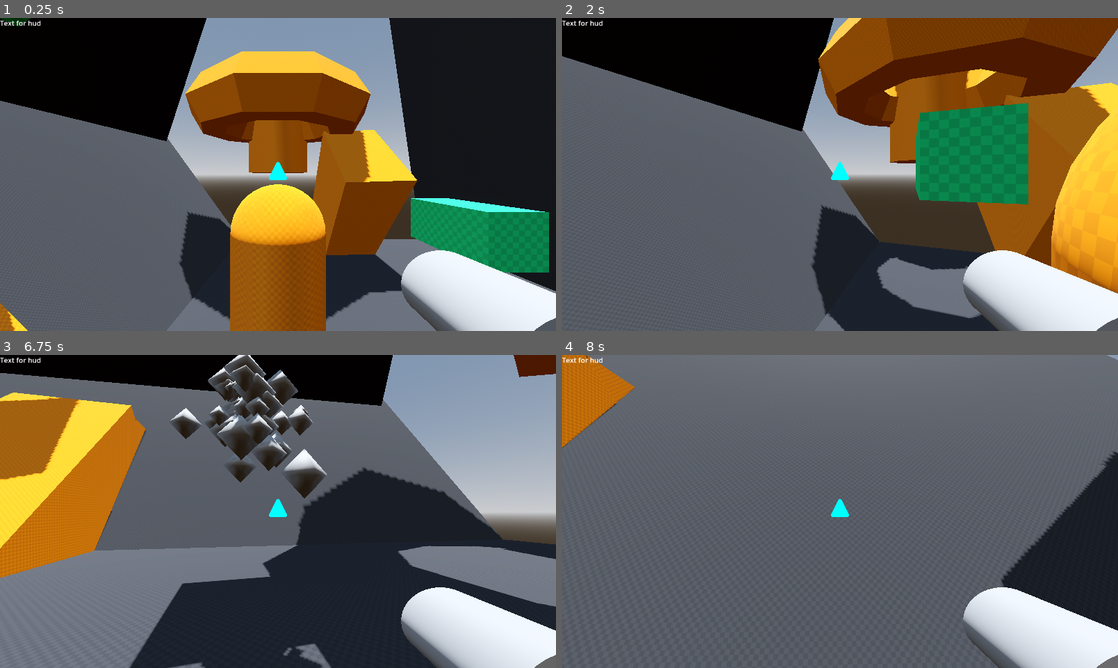
Above: before the commit, frames 1-4 (two rows, left to right).
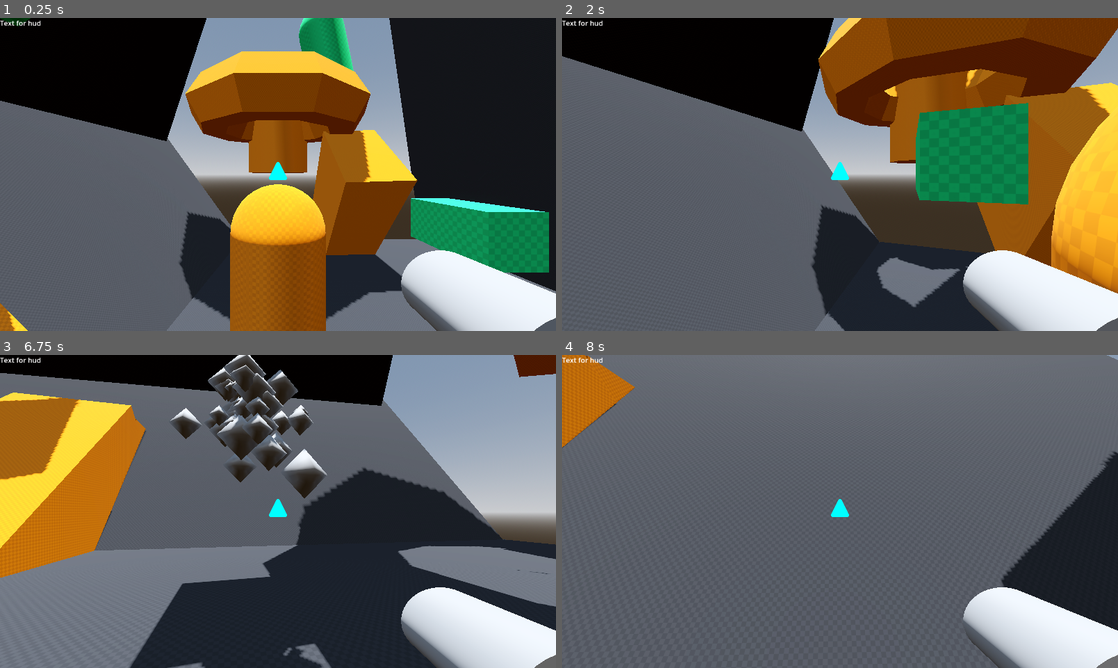
Above: after the commit, the same moments.

Repository: aimforbigfoot/spooder-godot
Game: Godot game, scene res://src/worlds/world.tscn
The game is run twice, just before and just after one commit, with the same random seed, the same clock (stepped at 60 frames per second) and the same inputs.
Inputs (mouse positions are in pixels of both pictures, inside the frame that each line leads up to):
- Up to frame 1 (0.25 s): no input
- Up to frame 2 (2 s): tap Enter (ui_accept) at 0.5, 0.77, 1.52 s; move the mouse to (867, 174) at 0.52 s; press the mouse at (867, 174) at 0.53 s; hold Up (ui_up) from 0.53 s (still down); move the mouse to (812, 174) at 1.27 s; release the mouse at (812, 174) at 1.28 s; tap E (interact) at 1.35 s
- Up to frame 3 (6.75 s): move the mouse to (289, 505) at 2.02 s; press the mouse at (289, 505) at 2.03 s; move the mouse to (272, 517) at 2.77 s; release the mouse at (272, 517) at 2.78 s; tap E (interact) at 2.85, 4.35, 5.85 s; tap Enter (ui_accept) at 3.02, 3.77, 4.52, 6.02 s; move the mouse to (316, 514) at 3.52 s; press the mouse at (316, 514) at 3.53 s; move the mouse to (233, 508) at 4.27 s; release the mouse at (233, 508) at 4.28 s; move the mouse to (283, 511) at 5.02 s; press the mouse at (283, 511) at 5.03 s; move the mouse to (255, 505) at 5.77 s; release Up (ui_up) at 5.78 s; release the mouse at (255, 505) at 5.78 s; hold Right (ui_right) 5.78-6.53 s; move the mouse to (305, 511) at 6.52 s; press the mouse at (305, 511) at 6.53 s; hold Up (ui_up) from 6.53 s (still down)
- Up to frame 4 (8 s): keep holding Up (ui_up); tap Enter (ui_accept) at 6.77, 7.52 s; move the mouse to (812, 511) at 7.27 s; release the mouse at (812, 511) at 7.28 s; tap E (interact) at 7.35 s

The runs differ from the first frame. In frame 1, 1.1% of the frame differs, in the area x 53-64%, y 0-17%; in frame 2, 1.0%; in frame 3, less than 0.1%; in frame 4, nothing differs.

Commit message:
got curious about spinning capsule shapes

Diff:
--- a/src/worlds/world.tscn
+++ b/src/worlds/world.tscn
@@ -4,6 +4,7 @@
 [ext_resource type="Material" uid="uid://c5dy73besbggw" path="res://assets/standardLight.tres" id="2_42sgc"]
 [ext_resource type="PackedScene" uid="uid://bjknx8fnw0f7o" path="res://src/worldObjs/dynamic/movingPlatform/moving_platform.tscn" id="3_42sgc"]
 [ext_resource type="PackedScene" uid="uid://dgw74vsie3qck" path="res://src/player/player.tscn" id="4_42sgc"]
+[ext_resource type="Texture2D" uid="uid://b2oasnu7wg1ku" path="res://assets/texture_10.png" id="4_ai5wj"]
 
 [sub_resource type="ProceduralSkyMaterial" id="ProceduralSkyMaterial_0qwtu"]
 sky_horizon_color = Color(0.66224277, 0.6717428, 0.6867428, 1)
@@ -82,6 +83,19 @@
 [sub_resource type="BoxShape3D" id="BoxShape3D_ai5wj"]
 size = Vector3(100, 0.001, 100)
 
+[sub_resource type="CapsuleShape3D" id="CapsuleShape3D_xuon0"]
+radius = 5.0
+height = 22.314209
+
+[sub_resource type="StandardMaterial3D" id="StandardMaterial3D_qfi0n"]
+albedo_texture = ExtResource("4_ai5wj")
+uv1_triplanar = true
+
+[sub_resource type="CapsuleMesh" id="CapsuleMesh_xmwf4"]
+material = SubResource("StandardMaterial3D_qfi0n")
+radius = 5.0
+height = 22.889
+
 [node name="world" type="Node3D" unique_id=294104220]
 
 [node name="WorldEnvironment" type="WorldEnvironment" parent="." unique_id=248404802]
@@ -303,6 +317,23 @@
 spinSpeedDeg = 10.0
 spinAxisLocal = Vector3(2.555, 1, 0)
 
+[node name="movingPlatform6" parent="blocks" unique_id=521164927 instance=ExtResource("3_42sgc")]
+transform = Transform3D(1, 0, 0, 0, 1, 0, 0, 0, 1, 12, 38.619793, -46.24227)
+pointA = Vector3(0, 1, -1.54)
+pointB = Vector3(-8.59, 16, 14.02)
+moveSpeed = 10.0
+canSpin = true
+spinCw = false
+spinSpeedDeg = 67.41
+spinAxisLocal = Vector3(0, 0.5, 0.5)
+
+[node name="CollisionShape3D" parent="blocks/movingPlatform6/AnimatableBody3D" parent_id_path=PackedInt32Array(521164927, 953270121) index="0" unique_id=1688150476]
+transform = Transform3D(1, 0, 0, 0, 1, 0, 0, 0, 1, 0, 0.44250488, 0)
+shape = SubResource("CapsuleShape3D_xuon0")
+
+[node name="MeshInstance3D" parent="blocks/movingPlatform6/AnimatableBody3D" parent_id_path=PackedInt32Array(521164927, 953270121) index="1" unique_id=1941395077]
+mesh = SubResource("CapsuleMesh_xmwf4")
+
 [node name="movingPlatform4" parent="blocks" unique_id=1831474320 instance=ExtResource("3_42sgc")]
 transform = Transform3D(1, 0, 0, 0, 1, 0, 0, 0, 1, -13, 26, -5)
 canSpin = true
@@ -320,3 +351,5 @@
 [node name="DirectionalLight3D" type="DirectionalLight3D" parent="." unique_id=2141001175]
 transform = Transform3D(1, 0, 0, 0, -0.028427629, 0.9995959, 0, -0.9995959, -0.028427629, 0, 40.44395, 0)
 shadow_enabled = true
+
+[editable path="blocks/movingPlatform6"]
